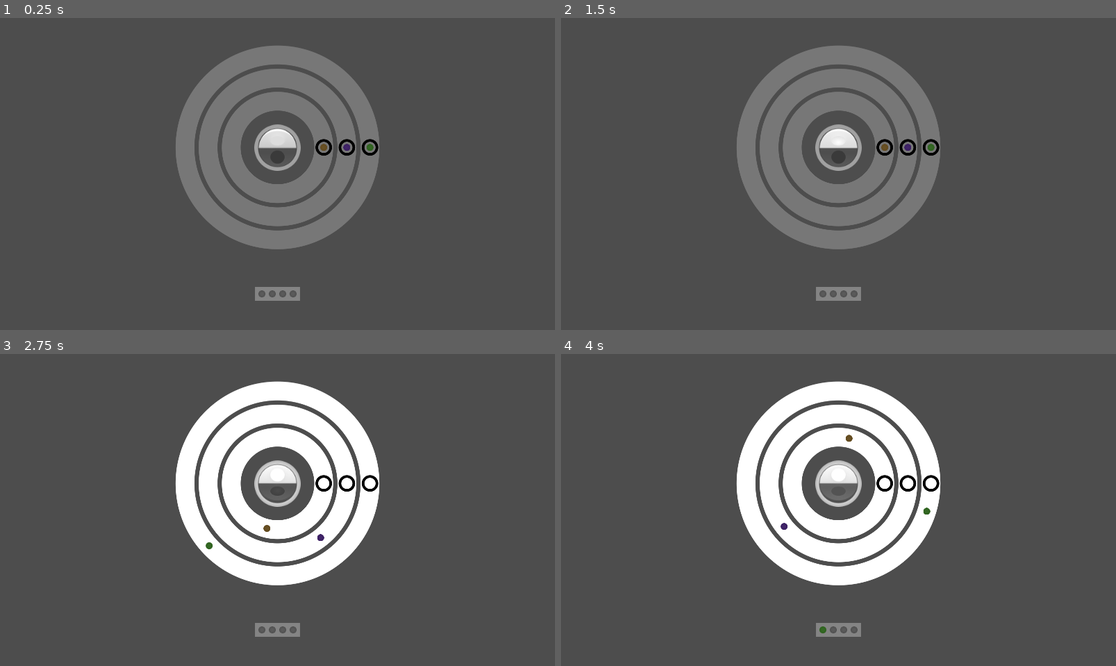
Above: before the commit, frames 1-4 (two rows, left to right).
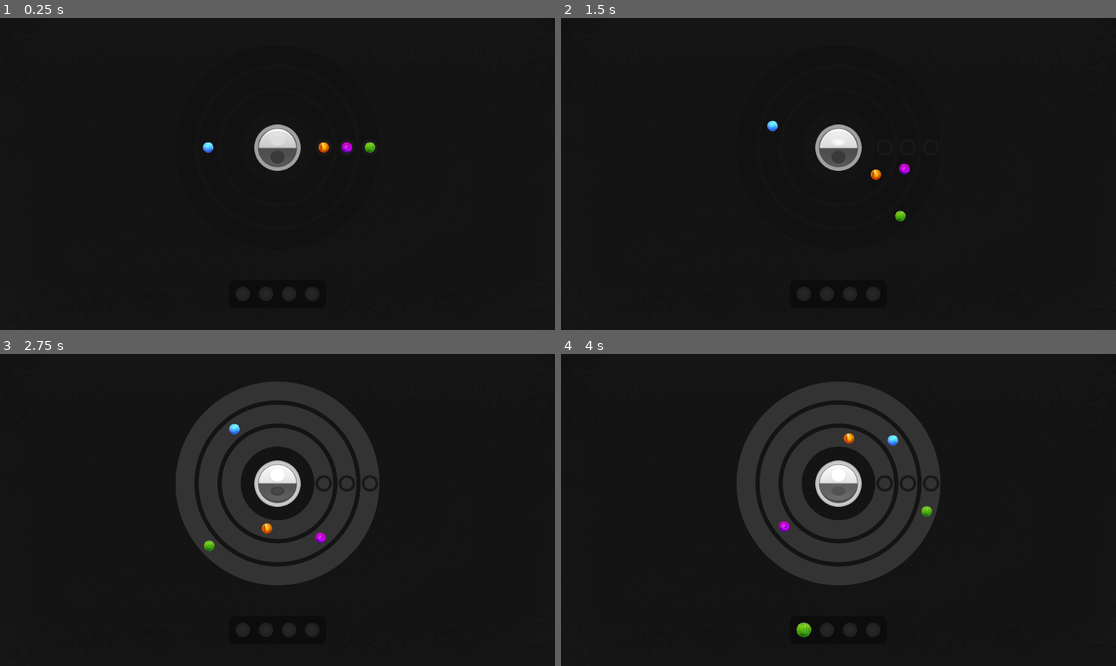
Above: after the commit, the same moments.

Repository: Senzameta-Games/igcc-jam-2026
Game: Godot game, scene res://core/main.tscn
Two runs of this game, one before a commit and one after it. Both use one fixed random seed, a clock stepped at 60 frames per second and the inputs below.
Inputs (mouse positions are in pixels of both pictures, inside the frame that each line leads up to):
- Up to frame 1 (0.25 s): no input
- Up to frame 2 (1.5 s): click (838, 149) at 0.5 s; click (838, 149) at 1.25 s
- Up to frame 3 (2.75 s): click (277, 485) at 2 s
- Up to frame 4 (4 s): move the mouse to (827, 528) at 2.77 s; click (827, 528) at 2.92 s; move the mouse to (821, 550) at 3.52 s; click (821, 550) at 3.67 s

The runs differ from the first frame. In frame 1, 99% of the frame differs, in the area x 0-100%, y 0-100%; in frame 2, 99%; in frame 3, 99%; in frame 4, 99%.

Commit message:
polish I shouldnt have done

Diff:
--- a/core/entities/notes/a-note.tscn
+++ b/core/entities/notes/a-note.tscn
@@ -15,6 +15,7 @@
 }]
 
 [node name="Note" unique_id=552011164 instance=ExtResource("1_l1ax1")]
+note_id = &"a"
 texture = ExtResource("2_xawdp")
 
 [node name="Sprite" parent="." index="0" unique_id=1751710394]
--- a/core/entities/notes/c-note.tscn
+++ b/core/entities/notes/c-note.tscn
@@ -15,6 +15,7 @@
 }]
 
 [node name="Note" unique_id=552011164 instance=ExtResource("1_ermyd")]
+note_id = &"c"
 texture = ExtResource("2_pmbvv")
 
 [node name="Sprite" parent="." index="0" unique_id=1751710394]
--- a/core/entities/notes/f-note.tscn
+++ b/core/entities/notes/f-note.tscn
@@ -15,6 +15,7 @@
 }]
 
 [node name="Note" unique_id=552011164 instance=ExtResource("1_kpjew")]
+note_id = &"f"
 texture = ExtResource("2_d07gq")
 
 [node name="Sprite" parent="." index="0" unique_id=1751710394]
--- a/core/entities/notes/note.gd
+++ b/core/entities/notes/note.gd
@@ -6,11 +6,14 @@
 
 signal selected(note: Note)
 
+const LERP_SPEED: float = 4.0
+
 @export var slot_index: int = 0
 @export var note_id: StringName = &""
 @export var texture: Texture2D
 
 var slot_t: float = 0.0
+var visual_t: float = 0.0
 var is_selected: bool = false
 
 var _orbit: Orbit
@@ -18,11 +21,28 @@
 func initialize(orbit: Orbit) -> void:
 	_orbit = orbit
 	_update_slot_t()
+	visual_t = slot_t
 
 func move_to_slot(new_index: int) -> void:
 	slot_index = new_index
 	_update_slot_t()
 	is_selected = false
+
+func tick_visual_t(delta: float) -> void:
+	var diff: float = slot_t - visual_t
+	# wrap to shortest path (-0.5 to 0.5)
+	if diff > 0.5:
+		diff -= 1.0
+	elif diff < -0.5:
+		diff += 1.0
+	var distance: float = abs(diff)
+	if distance < 0.001:
+		visual_t = slot_t
+		return
+	var step: float = delta * LERP_SPEED / float(_orbit.slot_count)
+	visual_t = fmod(visual_t + sign(diff) * step, 1.0)
+	if visual_t < 0.0:
+		visual_t += 1.0
 
 func _update_slot_t() -> void:
 	slot_t = float(slot_index) / float (_orbit.slot_count)
--- a/core/entities/orbits/orbit.gd
+++ b/core/entities/orbits/orbit.gd
@@ -4,6 +4,9 @@
 signal note_crossed(note_id: StringName, texture: Texture2D)
 
 const PLAYHEAD_T: float = 0.0
+const RESET_DURATION: float = 0.3
+
+var _reset_tween: Tween = null
 
 @export var radius: float = 400.0:
 	set(value):
@@ -62,8 +65,6 @@
 	_playhead_check(prev_t, _rot_t)
 
 func _process(delta: float) -> void:
-	if not Playback.is_playing:
-		return
 	_move_notes()
 
 func _input(event: InputEvent) -> void:
@@ -151,12 +152,16 @@
 	return prev_note_t < threshold and threshold <= curr_note_t
 
 func _on_playback_stopped() -> void:
-	_rot_t = 0.0
-	line_color = Color("#777777")
-	_move_notes()
+	line_color = Color("#111")
+	if _reset_tween != null:
+		_reset_tween.kill()
+	if _rot_t == 0.0:
+		return
+	_reset_tween = create_tween()
+	_reset_tween.tween_property(self, "_rot_t", 0.0, RESET_DURATION)
 
 func _on_playback_started() -> void:
-	line_color = Color.WHITE
+	line_color = Color("#333")
 
 func _move_notes() -> void:
 	if _path.curve == null:
@@ -166,5 +171,6 @@
 		var n = note as Note
 		if n == null:
 			continue
-		var note_t = fmod(_rot_t + n.slot_t, 1.0)
+		n.tick_visual_t(get_process_delta_time())
+		var note_t = fmod(_rot_t + n.visual_t, 1.0)
 		n.position = _path.curve.sample_baked(note_t * baked_length)
--- a/core/entities/orbits/orbit.tscn
+++ b/core/entities/orbits/orbit.tscn
@@ -11,8 +11,9 @@
 [node name="Orbit" type="Node2D" unique_id=1939568862]
 script = ExtResource("1_66ytn")
 radius = 200.0
-line_color = Color(0.46666667, 0.46666667, 0.46666667, 1)
+line_color = Color(0.06666667, 0.06666667, 0.06666667, 1)
 line_width = 64.0
+playhead_color = Color(0.099985994, 0.099985994, 0.099985994, 1)
 rpm = 12.0
 
 [node name="Path" type="Path2D" parent="." unique_id=8376412]
--- a/core/entities/sequence/sequence.tscn
+++ b/core/entities/sequence/sequence.tscn
@@ -4,21 +4,41 @@
 [ext_resource type="Texture2D" uid="uid://dwe0ak00f8fht" path="res://core/assets/icons/empty.png" id="2_ravim"]
 
 [sub_resource type="StyleBoxFlat" id="StyleBoxFlat_ycj8o"]
-content_margin_left = 8.0
-content_margin_top = 8.0
-content_margin_right = 8.0
-content_margin_bottom = 8.0
-bg_color = Color(0.51718444, 0.5171845, 0.5171844, 1)
+content_margin_left = 16.0
+content_margin_top = 16.0
+content_margin_right = 16.0
+content_margin_bottom = 16.0
+bg_color = Color(0.04755766, 0.047557645, 0.047557645, 1)
+corner_radius_top_left = 16
+corner_radius_top_right = 16
+corner_radius_bottom_right = 16
+corner_radius_bottom_left = 16
+corner_detail = 12
 
 [node name="Sequence" type="PanelContainer" unique_id=1463584969]
+anchors_preset = 8
+anchor_left = 0.5
+anchor_top = 0.5
+anchor_right = 0.5
+anchor_bottom = 0.5
+offset_left = -168.0
+offset_top = -48.0
+offset_right = 168.0
+offset_bottom = 48.0
+grow_horizontal = 2
+grow_vertical = 2
 theme_override_styles/panel = SubResource("StyleBoxFlat_ycj8o")
 script = ExtResource("1_edfga")
 
 [node name="Notes" type="HBoxContainer" parent="." unique_id=1650935675]
 layout_mode = 2
+theme_override_constants/separation = 16
 
 [node name="NoteSlot0" type="MarginContainer" parent="Notes" unique_id=1213807150]
+custom_minimum_size = Vector2(64, 64)
 layout_mode = 2
+size_flags_horizontal = 4
+size_flags_vertical = 4
 theme_override_constants/margin_left = 4
 theme_override_constants/margin_top = 4
 theme_override_constants/margin_right = 4
@@ -32,7 +52,10 @@
 texture = ExtResource("2_ravim")
 
 [node name="NoteSlot1" type="MarginContainer" parent="Notes" unique_id=2134807631]
+custom_minimum_size = Vector2(64, 64)
 layout_mode = 2
+size_flags_horizontal = 4
+size_flags_vertical = 4
 theme_override_constants/margin_left = 4
 theme_override_constants/margin_top = 4
 theme_override_constants/margin_right = 4
@@ -46,7 +69,10 @@
 texture = ExtResource("2_ravim")
 
 [node name="NoteSlot3" type="MarginContainer" parent="Notes" unique_id=1354515818]
+custom_minimum_size = Vector2(64, 64)
 layout_mode = 2
+size_flags_horizontal = 4
+size_flags_vertical = 4
 theme_override_constants/margin_left = 4
 theme_override_constants/margin_top = 4
 theme_override_constants/margin_right = 4
@@ -60,7 +86,10 @@
 texture = ExtResource("2_ravim")
 
 [node name="NoteSlot4" type="MarginContainer" parent="Notes" unique_id=353610035]
+custom_minimum_size = Vector2(64, 64)
 layout_mode = 2
+size_flags_horizontal = 4
+size_flags_vertical = 4
 theme_override_constants/margin_left = 4
 theme_override_constants/margin_top = 4
 theme_override_constants/margin_right = 4
--- a/core/entities/sequencer/sequencer.tscn
+++ b/core/entities/sequencer/sequencer.tscn
@@ -7,6 +7,7 @@
 [ext_resource type="PackedScene" uid="uid://bspubr8kdmch8" path="res://core/entities/notes/d-note.tscn" id="3_y5shy"]
 [ext_resource type="PackedScene" uid="uid://dmodddgtqr3fl" path="res://core/entities/notes/a-note.tscn" id="4_rlxeh"]
 [ext_resource type="PackedScene" uid="uid://cx75inkvaagql" path="res://core/entities/notes/c-note.tscn" id="5_pw2oc"]
+[ext_resource type="PackedScene" uid="uid://b63vf8wsa5o8l" path="res://core/entities/notes/f-note.tscn" id="5_rlxeh"]
 
 [node name="Sequencer" type="Node2D" unique_id=1167367685]
 script = ExtResource("1_7ojyt")
@@ -25,6 +26,9 @@
 radius = 240.0
 
 [node name="Note" parent="Orbit1/Notes" parent_id_path=PackedInt32Array(2058863503, 436274638) index="0" unique_id=1975501567 instance=ExtResource("4_rlxeh")]
+
+[node name="Note2" parent="Orbit1/Notes" parent_id_path=PackedInt32Array(2058863503, 436274638) index="1" unique_id=1127780723 instance=ExtResource("5_rlxeh")]
+slot_index = 4
 
 [node name="Orbit2" parent="." unique_id=1934576512 instance=ExtResource("1_5181e")]
 position = Vector2(960, 448)
--- a/core/main.tscn
+++ b/core/main.tscn
@@ -1,9 +1,22 @@
 [gd_scene format=3 uid="uid://12ufnc4ajfr1"]
 
 [ext_resource type="PackedScene" uid="uid://b1vu1c1k0s57o" path="res://core/entities/sequencer/sequencer.tscn" id="1_xiose"]
+[ext_resource type="Texture2D" uid="uid://btsf1af05yisx" path="res://core/assets/background/background.png" id="2_r77kf"]
 
 [node name="Main" type="Node2D" unique_id=1746196733]
 
 [node name="Interface" type="CanvasLayer" parent="." unique_id=839751828]
 
 [node name="Sequencer" parent="." unique_id=1167367685 instance=ExtResource("1_xiose")]
+
+[node name="Background" type="CanvasLayer" parent="." unique_id=539231450]
+layer = -1
+
+[node name="TextureRect" type="TextureRect" parent="Background" unique_id=366761875]
+anchors_preset = 15
+anchor_right = 1.0
+anchor_bottom = 1.0
+grow_horizontal = 2
+grow_vertical = 2
+texture = ExtResource("2_r77kf")
+expand_mode = 3
Binary file added: core/assets/background/background.png
Not shown, added: core/assets/background/background.png.import
Binary file changed: core/assets/icons/a-note.png
Binary file changed: core/assets/icons/c-note.png
Binary file changed: core/assets/icons/d-note.png
Binary file changed: core/assets/icons/empty.png
Binary file changed: core/assets/icons/f-note.png
